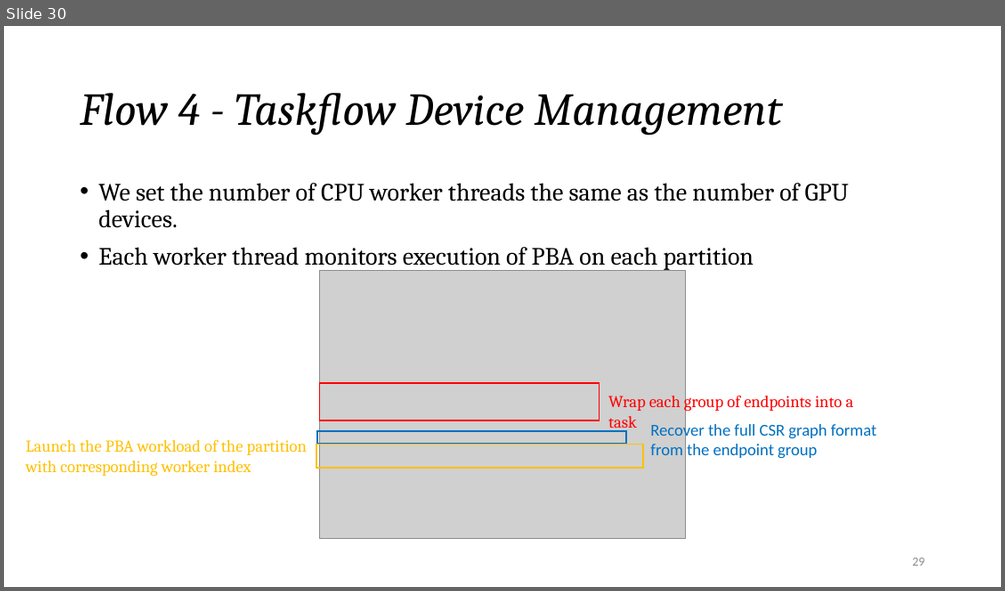
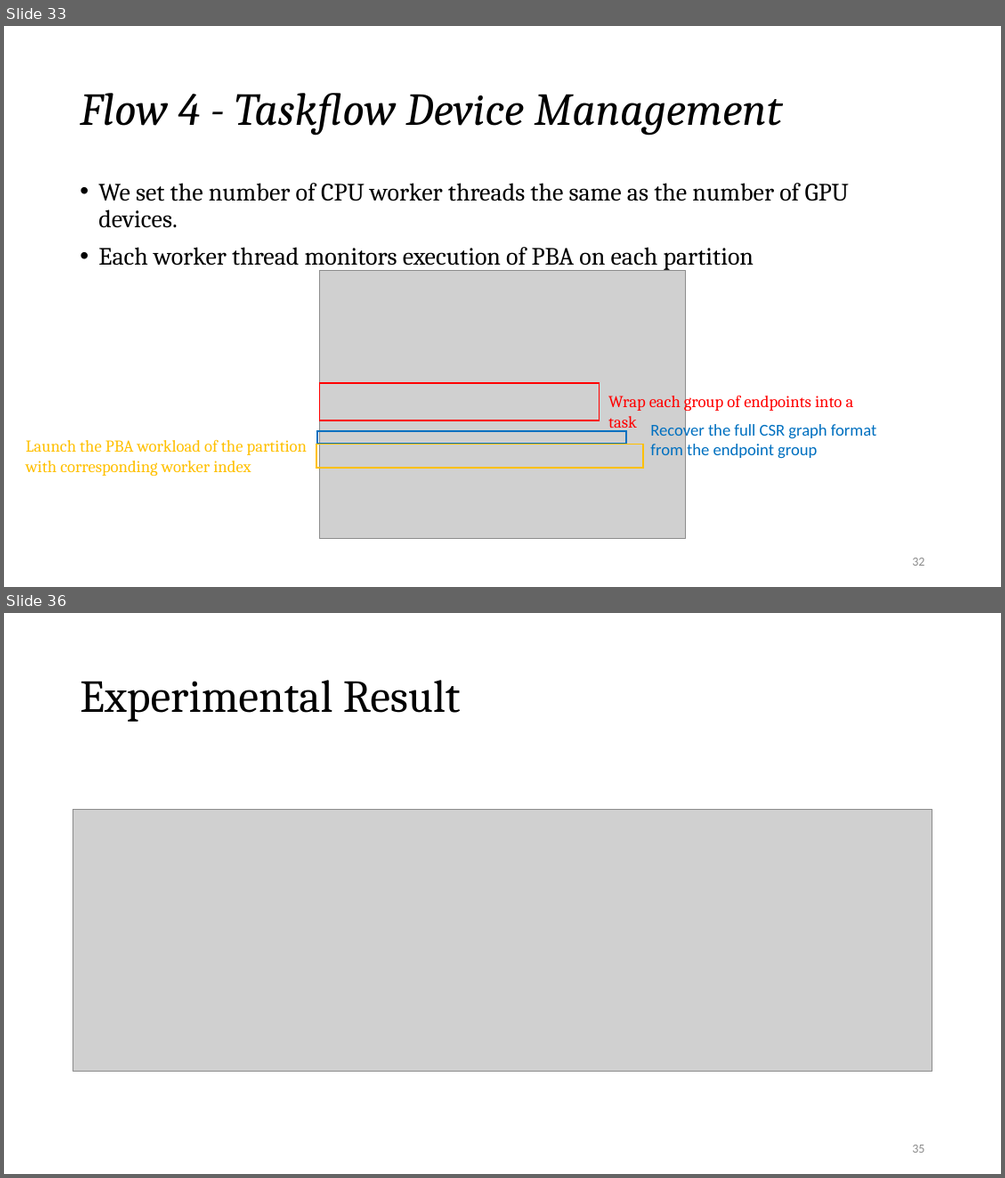
Before and after one commit to Pacific-Feng-Studuies/Studied-Papers, a slide deck: GM/Partition/Fast STA Graph Partitioning Framework for Multi-GPU Acceleration/Fast STA Graph Partitioning Framework for Multi-GPU Acceleration.pptx. Shown one above the other, each under a label of ours: slide 30 before the commit, slides 33 and 36 after it; the slides between them are not shown. The pictures are 1005x591 and 1005x1178 pixels, drawn with LibreOffice and Linux fonts; fonts in the diff are those of the drawing; grey boxes stand for pictures. Boxes give left, top, right and bottom in pixels: in the first picture for what was removed or moved away, otherwise in the second. Text is boxed around its words. In the diff, an @@ line names an element or a change of style, - is before the commit and + after.

```diff
--- a/GM/Partition/Fast STA Graph Partitioning Framework for Multi-GPU Acceleration/Fast STA Graph Partitioning Framework for Multi-GPU Acceleration.pptx
+++ b/GM/Partition/Fast STA Graph Partitioning Framework for Multi-GPU Acceleration/Fast STA Graph Partitioning Framework for Multi-GPU Acceleration.pptx
@@ slide 36 added at (4,613,1001,1174), background #FFFFFF @@
@@ title added at (80,680,461,722), 44 pt, text #000000 @@
+Experimental Result
@@ picture added at (73,810,933,1071) @@
@@ page number added at (912,1144,924,1152), 12 pt, text #8C8C8C @@
+35
@@ what was slide 30 is now slide 33 @@
@@ page number at (912,557,924,565): text changed @@
-29
+32
```
Also in this commit, not shown: 3 slides changed, 5 other slides added.
